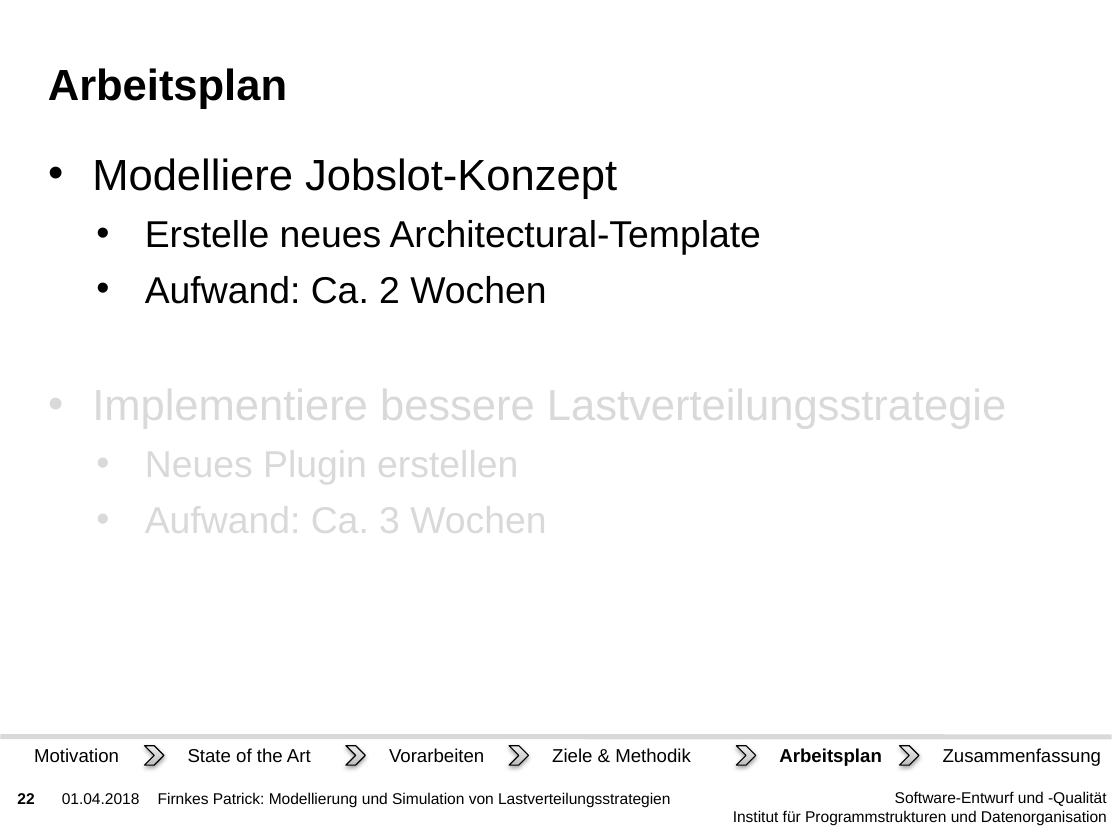
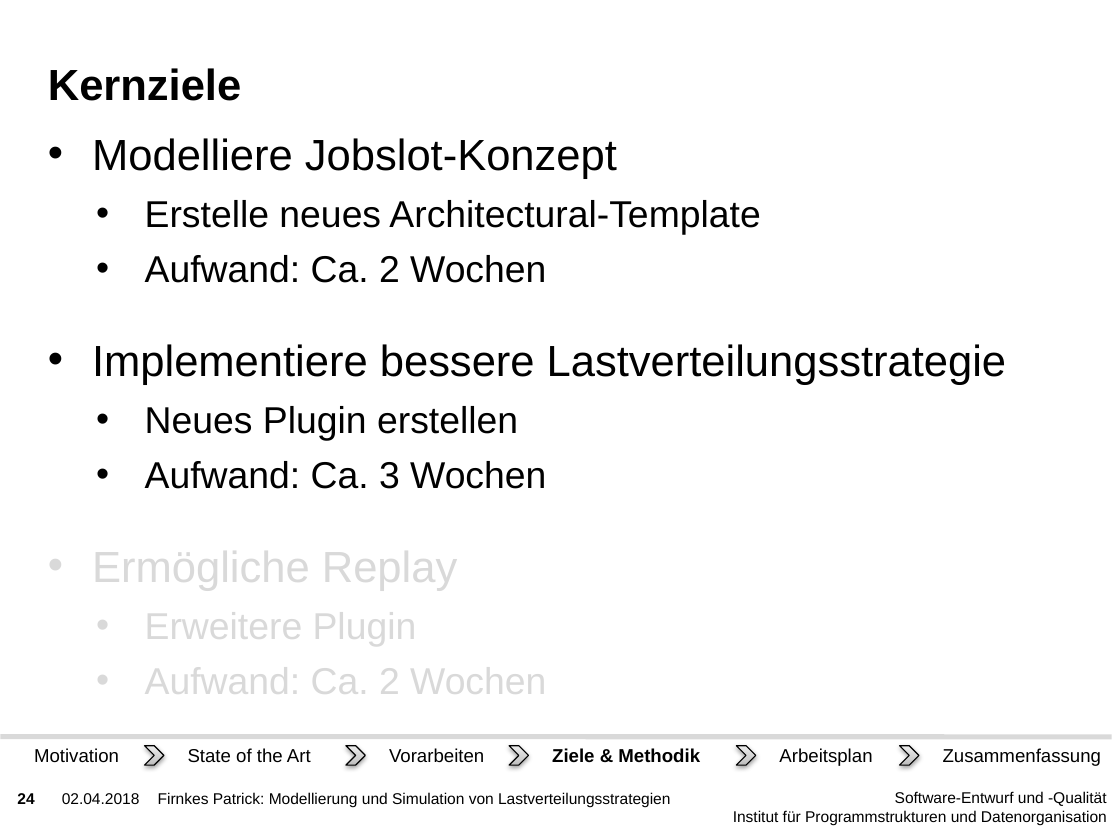
Before and after one commit to PatFirn/wlcg-loadbalancing, a slide deck: slide 24 of presentations/projekt-antrag.pptx (slide 22 before the commit). Drawn at 1120x840 pixels with LibreOffice and Linux fonts; fonts in the diff are those of the drawing; background and template pictures are left out. Boxes give left, top, right and bottom in pixels: in the first picture for what was removed or moved away, otherwise in the second. Text is boxed around its words. In the diff, an @@ line names an element or a change of style, - is before the commit and + after.

```diff
--- a/presentations/projekt-antrag.pptx
+++ b/presentations/projekt-antrag.pptx
@@ title at (x1=48, y1=68, x2=241, y2=101): text changed @@
-Arbeitsplan
+Kernziele
@@ text "Modelliere Jobslot-Konzept" moved from (x1=92, y1=158, x2=1006, y2=541) to (x1=92, y1=138, x2=1006, y2=703) @@
@@ text at (x1=92, y1=344, x2=1006, y2=489): text colour #D9D9D9 to #000000 in "Implementiere bessere Lastverteilungsstrategie", "Neues Plugin erstellen", "Aufwand: Ca. 3 Wochen" @@
@@ text at (x1=92, y1=543, x2=546, y2=703): paragraphs added @@
+• Ermögliche Replay
+  • Erweitere Plugin
+  • Aufwand: Ca. 2 Wochen
@@ text "Ziele & Methodik" at (x1=552, y1=748, x2=700, y2=763): bold on @@
@@ text "Arbeitsplan" at (x1=779, y1=748, x2=872, y2=766): bold off @@
@@ page number at (x1=17, y1=793, x2=34, y2=804): text changed @@
-22
+24
@@ text at (x1=62, y1=793, x2=140, y2=804): text changed @@
-01.04.2018
+02.04.2018
```
Also in this commit, not shown: 36 other slides changed, 1 slide added.
